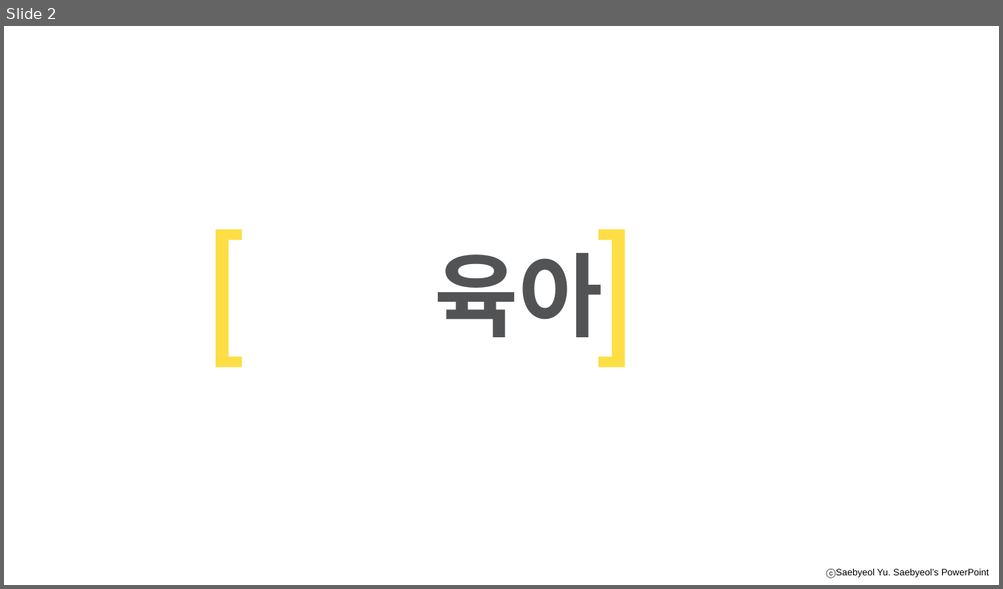
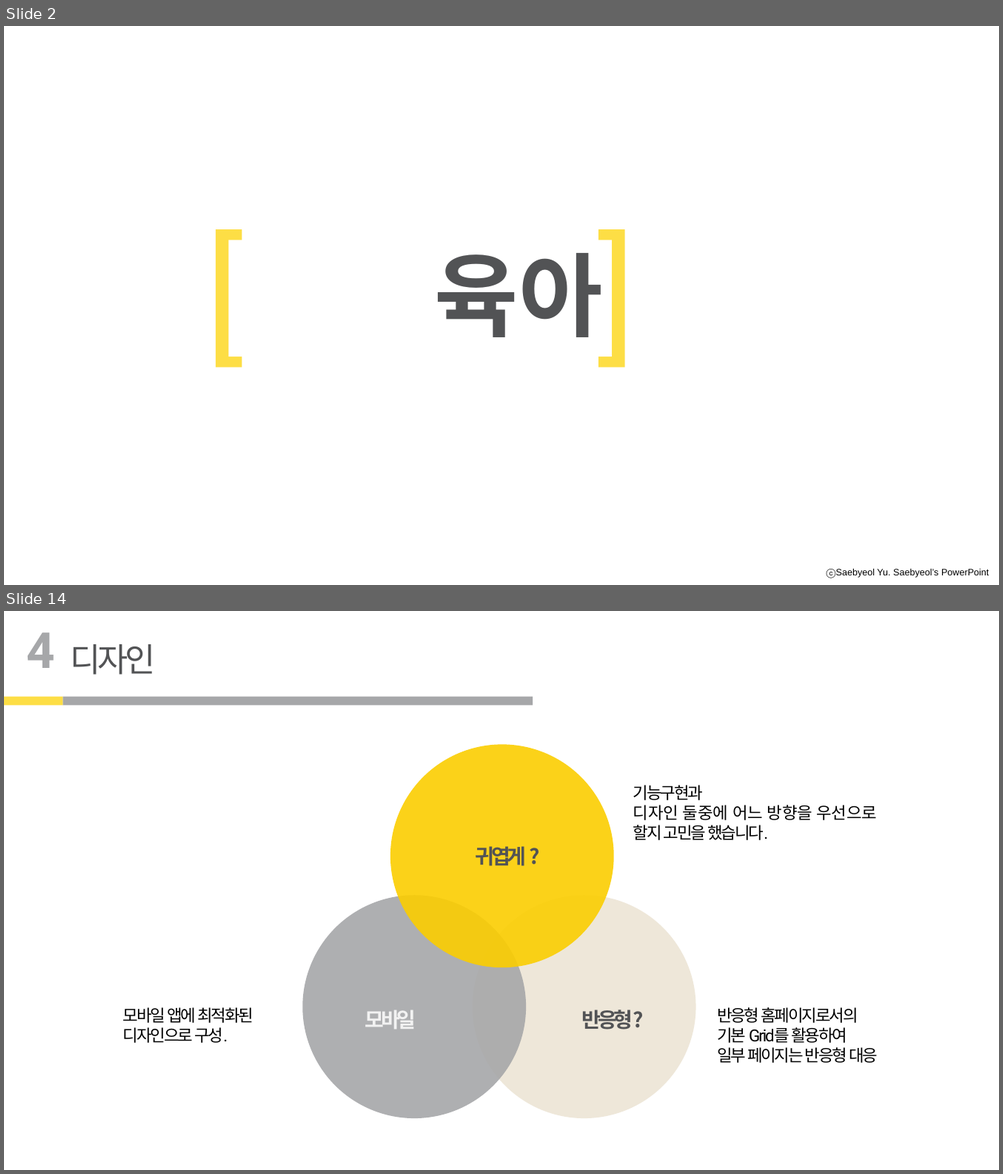
Before and after one commit to yonggyu01/mybabyari, a slide deck: 이거로할까.pptx. Shown one above the other, each under a label of ours: slide 2 before the commit, slides 2 and 14 after it; the slides between them are not shown. The pictures are 1003x589 and 1003x1174 pixels, drawn with LibreOffice and Linux fonts; fonts in the diff are those of the drawing; background and template pictures are left out. Boxes give left, top, right and bottom in pixels: in the first picture for what was removed or moved away, otherwise in the second. Text is boxed around its words. In the diff, an @@ line names an element or a change of style, - is before the commit and + after.

Commit message:
자기전 커밋 gemini_dic -> 퀴즈게임으로 변경예정

```diff
--- a/이거로할까.pptx
+++ b/이거로할까.pptx
@@ slide 14 added at bbox=[4, 611, 999, 1170], background #FFFFFF; not listed: 1 template element that a slide beside it also shows @@
@@ text added at bbox=[26, 632, 54, 668], 48 pt, text #A6A7A9, bold @@
+4
@@ text added at bbox=[70, 644, 155, 675], 32 pt, text #525355 @@
+디자인
@@ rectangle added at bbox=[4, 697, 63, 706], fill #FDDE45 @@
@@ rectangle added at bbox=[63, 697, 533, 706], fill #A6A7A9 @@
@@ ellipse added at bbox=[390, 744, 614, 968], fill #FBCE01 at 90% opacity @@
@@ text added at bbox=[633, 785, 876, 840], 16 pt, text #000000 @@
+기능구현과
+디자인 둘중에 어느 방향을 우선으로 할지 고민을 했습니다.
@@ text added at bbox=[475, 846, 526, 866], 20 pt, text #525355, bold @@
+귀엽게 ?
@@ ellipse added at bbox=[302, 895, 526, 1119], fill #A6A7A9 at 90% opacity @@
@@ ellipse added at bbox=[472, 895, 696, 1119], fill #EDE5D5 at 90% opacity @@
@@ text added at bbox=[123, 1008, 253, 1043], 16 pt, text #000000 @@
+모바일 앱에 최적화된
+디자인으로 구성.
@@ text added at bbox=[582, 1010, 643, 1030], 20 pt, text #525355, bold @@
+반응형?
@@ text added at bbox=[717, 1008, 877, 1063], 16 pt, text #000000 @@
+반응형 홈페이지로서의
+기본 Grid를 활용하여
+일부 페이지는 반응형 대응
@@ text added at bbox=[364, 1011, 415, 1029], 20 pt, text #F2F2F2, bold @@
+모바일
@@ rectangle added at bbox=[758, 1153, 999, 1170], fill #FFFFFF @@
```
Also in this commit, not shown: 17 slides changed, 11 other slides added, 4 slides removed.
